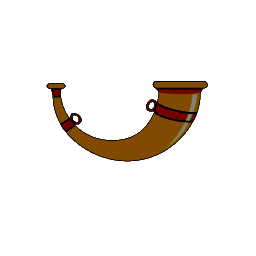
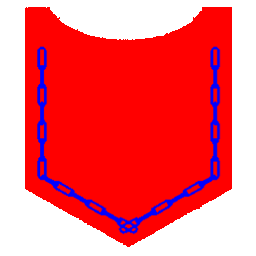
Comparing the layer stacks of the two 256x256 images. Changes:
hid "Layer #4" over [left=46, top=81, right=208, bottom=162]
added layer "Layer #5" above "Layer #1" over [left=36, top=46, right=221, bottom=235]
showed "1 copy" over [left=25, top=7, right=232, bottom=247]
